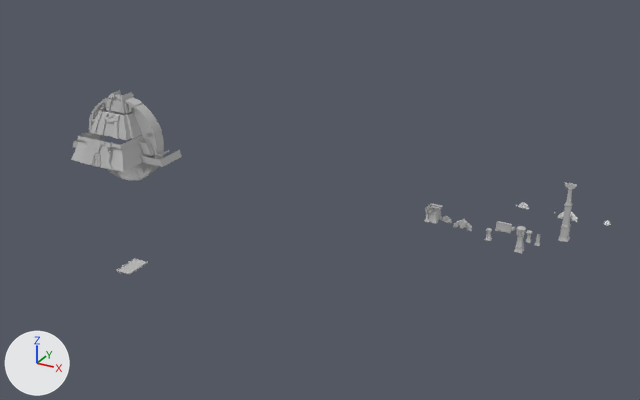
Two versions of the Blender file Great Seal Recreation/Assets/Meshes/AllBlenderMeshes.blend, one commit apart.
Camera for both pictures: a 50 mm camera at (289.0, -318.0, 222.0) aimed at (58.0, 101.0, 12.0). The axes (+X, +Y, +Z) are drawn at lower left. The lights are the same throughout.

Objects in the first picture: 'Bridge0', 'Column0', 'Column2', 'Column3', 'Column4', 'Column5', 'ColumnTop2', 'Pyramid0', 'Pyramid0Ring0', 'Pyramid0Ring1', 'Structure0', 'Tympanum0', 'Wall0'.
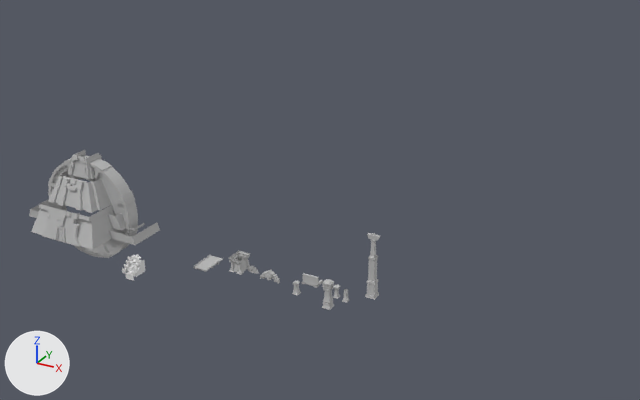
What the commit changed:
me_mesh_056 is used by ob_pyramid0; location (-116.1, 133.3, 0.0); rotation (1.571, 0.0, 0.0), in degrees (90, 0, 0).
me_mesh_056 had 429 vertices, 246 faces and spanned x -40.4..40.4, y 0.0..44.1, z -11.0..32.3.
me_mesh_056 now has 429 vertices, 246 faces and spans x -40.4..40.4, y 0.0..44.1, z -11.0..27.9.
me_mesh_056 part 1: the loose piece of 39 vertices spanning x -14.2..14.2, y 0.0..17.3, z 25.1..31.8 is moved by (0.0, 0.0, -4.4).
me_mesh_056 part 2: the loose piece of 20 vertices spanning x -2.0..2.0, y 1.0..5.8, z 30.2..32.3 is moved by (0.0, 0.0, -4.4).
me_mesh_056 part 3: the loose piece of 20 vertices spanning x -4.1..4.1, y 1.0..8.5, z 29.5..32.3 is moved by (0.0, 0.0, -4.4).
me_mesh_056 part 4: the loose piece of 29 vertices spanning x -3.8..3.8, y 11.9..17.9, z 27.2..29.5 is moved by (0.0, 0.0, -4.4).
me_mesh_056 part 5: the loose piece of 11 vertices spanning x -2.3..2.3, y 9.0..11.5, z 28.6..30.3 is moved by (0.0, 0.0, -4.4).
me_mesh_056 part 6: the loose piece of 11 vertices spanning x -6.3..6.3, y 15.1..17.2, z 27.0..28.3 is moved by (0.0, 0.0, -4.4).
me_mesh_056 part 7: 12 of 429 vertices moved; they spanned x -23.2..23.2, y 0.0..16.9, z 25.0..30.7 and now span x -23.2..23.2, y 0.0..16.9, z 20.6..26.4; mean shift (0.0, 0.0, -4.4); largest move (19.2, 14.5, 26.7) -> (19.2, 14.5, 22.4).
Mesh me_plane is new.
It has 720 vertices, 620 faces and spans x -4.33..4.33, y -3.32..5.33, z -6.67..4.69.
Object 'Arch0' (ob_arch0) moves from (135.6, 133.3, 0.0) to (69.8, 25.8, 0.0).
Object 'Tympanum0' (ob_tympanum0) moves from (125.3, 133.3, 0.0) to (59.5, 25.8, 0.0).
Object 'Pyramid0' (ob_pyramid0) moves from (-116.1, 133.3, 0.0) to (-55.1, 31.4, 0.0).
Object 'Pyramid0Ring1' (ob_pyramid0ring1) moves from (-115.5, 133.3, 10.4) to (-54.5, 31.4, 10.4).
Object 'Pyramid0Ring0' (ob_pyramid0ring0) moves from (-115.5, 133.3, 10.4) to (-54.5, 31.4, 10.4).
Object 'Column0' (ob_column0) moves from (174.8, 133.3, -1.5) to (109.0, 25.8, -1.5).
Object 'Column1' (ob_column1) moves from (180.0, 133.3, -2.3) to (114.2, 25.8, -2.3).
Object 'Column3' (ob_column3) moves from (170.1, 133.3, 4.5) to (104.2, 25.8, 4.5).
Object 'Column5' (ob_column5) moves from (194.4, 133.3, 24.9) to (128.6, 25.8, 24.9).
Object 'ColumnTop2' (ob_columntop2) moves from (194.4, 133.3, 35.3) to (128.6, 25.8, 35.3).
Object 'Column4' (ob_column4) moves from (194.4, 133.3, 4.5) to (128.6, 25.8, 4.5).
Object 'Wall0' (ob_wall0) moves from (160.0, 133.3, 4.5) to (94.1, 25.8, 4.5).
Object 'Structure0' (ob_structure0) moves from (117.1, 133.3, 0.0) to (51.3, 25.8, 0.0).
Object 'ColumnTop1' (ob_columntop1) moves from (151.5, 133.3, -0.1) to (85.7, 25.8, -0.1).
Object 'Column2' (ob_column2) moves from (151.5, 133.3, -5.7) to (85.7, 25.8, -5.7).
Object 'Bridge0' (ob_bridge0) moves from (0.0, 0.0, -0.1) to (33.1, 22.8, -0.1).
Object 'WaterfallWall0' (ob_waterfallwall0) is new; it shows me_plane.
Its location is (0.0, 0.0, 0.0).

Boxes (x1, y1, x2, y2) around the edits, measured in the pictures (640 x 400 px; the box of a moved part takes in the faces that stretch with it):
'Pyramid0', reshaped, moved (18% wider, 20% taller)
    before: (71, 90, 182, 172)
    after: (29, 150, 160, 249)
'Pyramid0Ring1', moved
    before: (89, 95, 164, 181)
    after: (48, 155, 138, 258)
'Pyramid0Ring0', moved
    before: (93, 104, 154, 176)
    after: (55, 166, 126, 252)
'Column4', moved
    before: (558, 206, 572, 242)
    after: (365, 259, 379, 300)
'Structure0', moved
    before: (424, 203, 443, 224)
    after: (229, 251, 250, 275)
'Bridge0', moved
    before: (116, 258, 148, 275)
    after: (193, 255, 223, 272)
'Column3', moved
    before: (514, 226, 526, 253)
    after: (322, 279, 334, 310)
'WaterfallWall0', added
    after: (122, 254, 145, 281)
'Wall0', moved
    before: (495, 221, 512, 234)
    after: (301, 273, 319, 288)
'Arch0', moved
    before: (453, 219, 472, 231)
    after: (260, 270, 280, 284)
'Column5', moved
    before: (564, 188, 572, 207)
    after: (368, 240, 378, 261)
'ColumnTop2', moved
    before: (565, 182, 577, 189)
    after: (367, 233, 380, 240)
'Column1', moved
    before: (535, 234, 540, 246)
    after: (342, 289, 349, 303)
'Tympanum0', moved
    before: (441, 216, 452, 223)
    after: (248, 266, 259, 274)
'Column2', moved
    before: (485, 232, 492, 241)
    after: (292, 284, 301, 295)
'Column0', moved
    before: (525, 235, 531, 243)
    after: (333, 290, 340, 299)
'ColumnTop1', moved
    before: (486, 228, 492, 232)
    after: (293, 280, 300, 285)
part 1 of me_mesh_056, moved or reshaped
    before: (80, 137, 113, 170)
    after: (42, 205, 80, 247)
part 2 of me_mesh_056, moved or reshaped
    before: (93, 157, 98, 166)
    after: (57, 231, 63, 241)
part 3 of me_mesh_056, moved or reshaped
    before: (91, 153, 101, 166)
    after: (54, 225, 66, 241)
part 4 of me_mesh_056, moved or reshaped
    before: (93, 140, 101, 149)
    after: (56, 210, 67, 221)
part 5 of me_mesh_056, moved or reshaped
    before: (94, 149, 100, 154)
    after: (57, 220, 64, 226)
part 6 of me_mesh_056, moved or reshaped
    before: (90, 139, 105, 145)
    after: (53, 208, 71, 217)
part 7 of me_mesh_056, moved or reshaped
    before: (71, 131, 149, 172)
    after: (31, 199, 119, 249)
